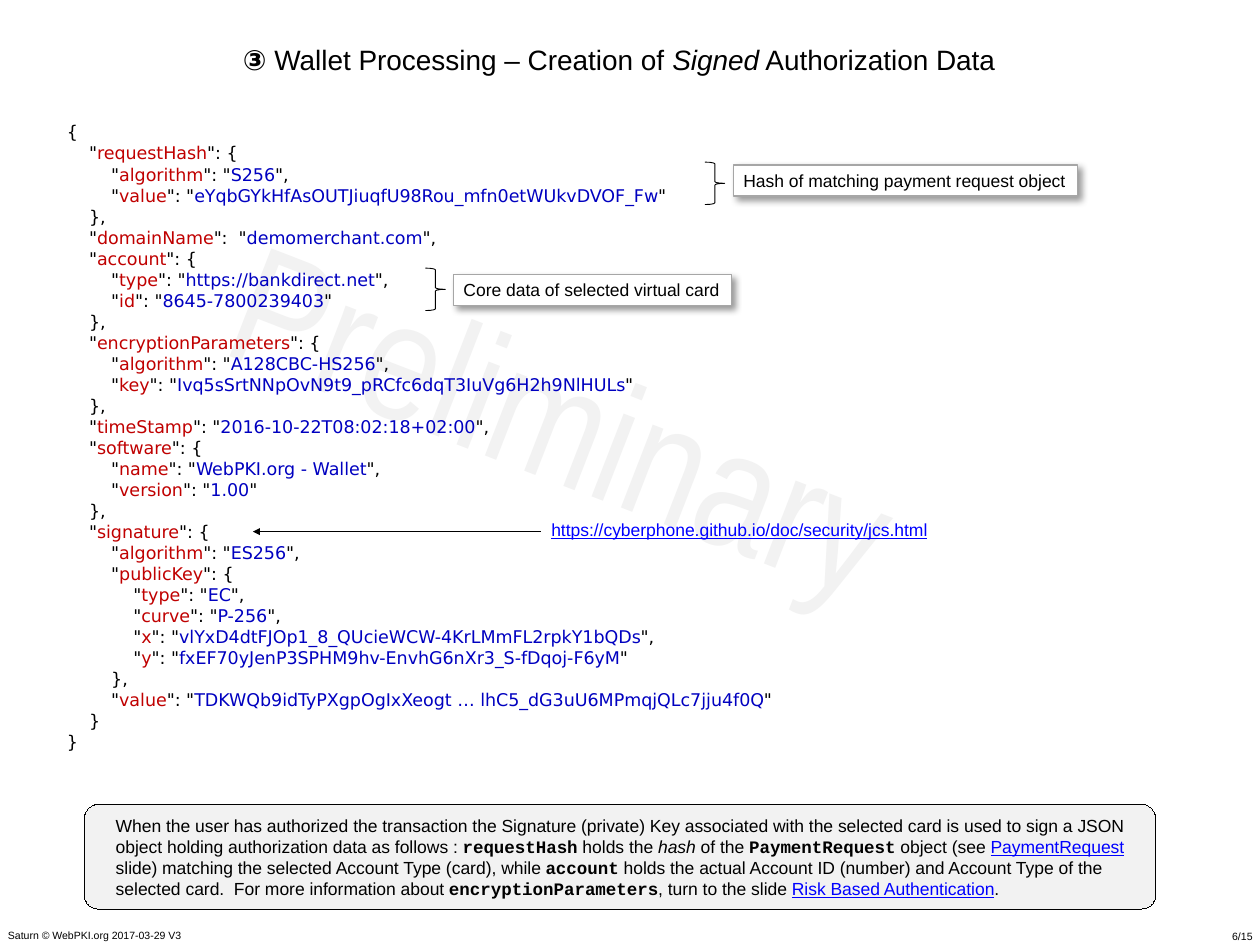
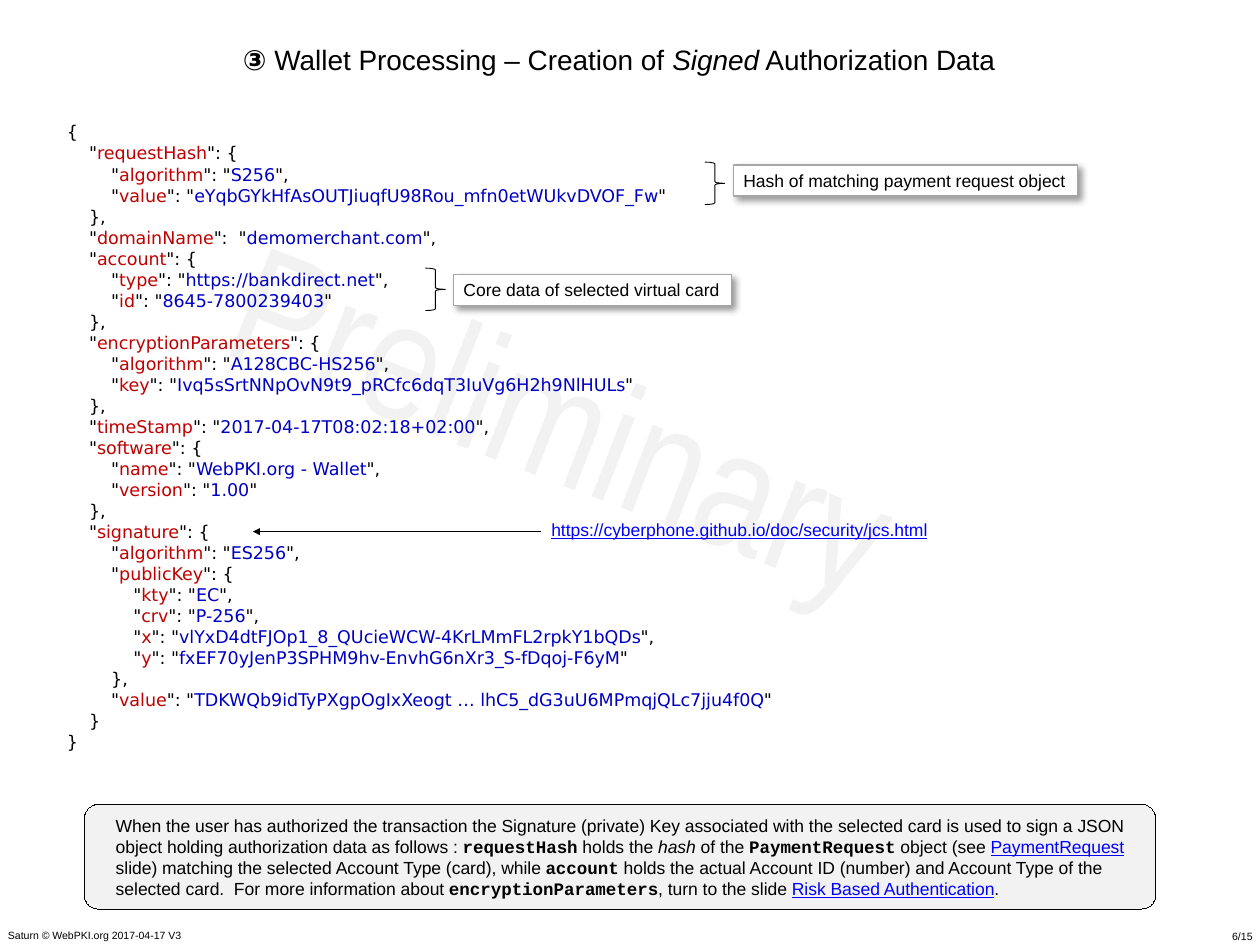
Before and after one commit to cyberphone/doc, a slide deck: slide 6 of saturn/saturn-v3-presentation.pptx. Drawn at 1260x945 pixels with LibreOffice and Linux fonts; fonts in the diff are those of the drawing. Boxes give left, top, right and bottom in pixels: in the first picture for what was removed or moved away, otherwise in the second. Text is boxed around its words. In the diff, an @@ line names an element or a change of style, - is before the commit and + after.

Commit message:
JWK in Saturn presentation

```diff
--- a/saturn/saturn-v3-presentation.pptx
+++ b/saturn/saturn-v3-presentation.pptx
@@ text at [89, 146, 772, 710]: text changed @@
-{
-"requestHash": {
-"algorithm": "S256",
-"value": "eYqbGYkHfAsOUTJiuqfU98Rou_mfn0etWUkvDVOF_Fw"
-},
-"domainName": "demomerchant.com",
-"account": {
-"type": "https://bankdirect.net",
-"id": "8645-7800239403"
-},
-"encryptionParameters": {
-"algorithm": "A128CBC-HS256",
-"key": "Ivq5sSrtNNpOvN9t9_pRCfc6dqT3IuVg6H2h9NlHULs"
-},
-"timeStamp": "2016-10-22T08:02:18+02:00",
-"software": {
-"name": "WebPKI.org - Wallet",
-"version": "1.00"
-},
-"signature": {
-"algorithm": "ES256",
-"publicKey": {
-"type": "EC",
-"curve": "P-256",
-"x": "vlYxD4dtFJOp1_8_QUcieWCW-4KrLMmFL2rpkY1bQDs",
-"y": "fxEF70yJenP3SPHM9hv-EnvhG6nXr3_S-fDqoj-F6yM"
-},
-"value": "TDKWQb9idTyPXgpOgIxXeogt … lhC5_dG3uU6MPmqjQLc7jju4f0Q"
-}
-}
+{
+"requestHash": {
+"algorithm": "S256",
+"value": "eYqbGYkHfAsOUTJiuqfU98Rou_mfn0etWUkvDVOF_Fw"
+},
+"domainName": "demomerchant.com",
+"account": {
+"type": "https://bankdirect.net",
+"id": "8645-7800239403"
+},
+"encryptionParameters": {
+"algorithm": "A128CBC-HS256",
+"key": "Ivq5sSrtNNpOvN9t9_pRCfc6dqT3IuVg6H2h9NlHULs"
+},
+"timeStamp": "2017-04-17T08:02:18+02:00",
+"software": {
+"name": "WebPKI.org - Wallet",
+"version": "1.00"
+},
+"signature": {
+"algorithm": "ES256",
+"publicKey": {
+"kty": "EC",
+"crv": "P-256",
+"x": "vlYxD4dtFJOp1_8_QUcieWCW-4KrLMmFL2rpkY1bQDs",
+"y": "fxEF70yJenP3SPHM9hv-EnvhG6nXr3_S-fDqoj-F6yM"
+},
+"value": "TDKWQb9idTyPXgpOgIxXeogt … lhC5_dG3uU6MPmqjQLc7jju4f0Q"
+}
+}
@@ text at [8, 931, 181, 941]: text changed @@
-Saturn © WebPKI.org 2017-03-29 V3
+Saturn © WebPKI.org 2017-04-17 V3
```
Also in this commit, not shown: 14 other slides changed, 1 other file.
